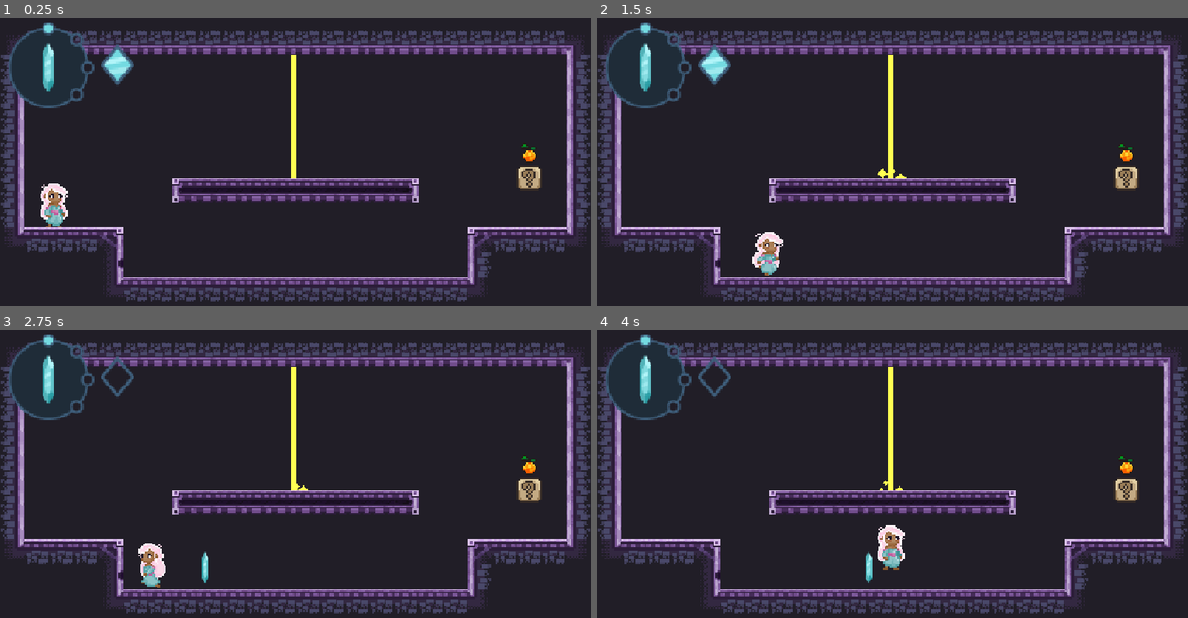
Above: before the commit, frames 1-4 (two rows, left to right).
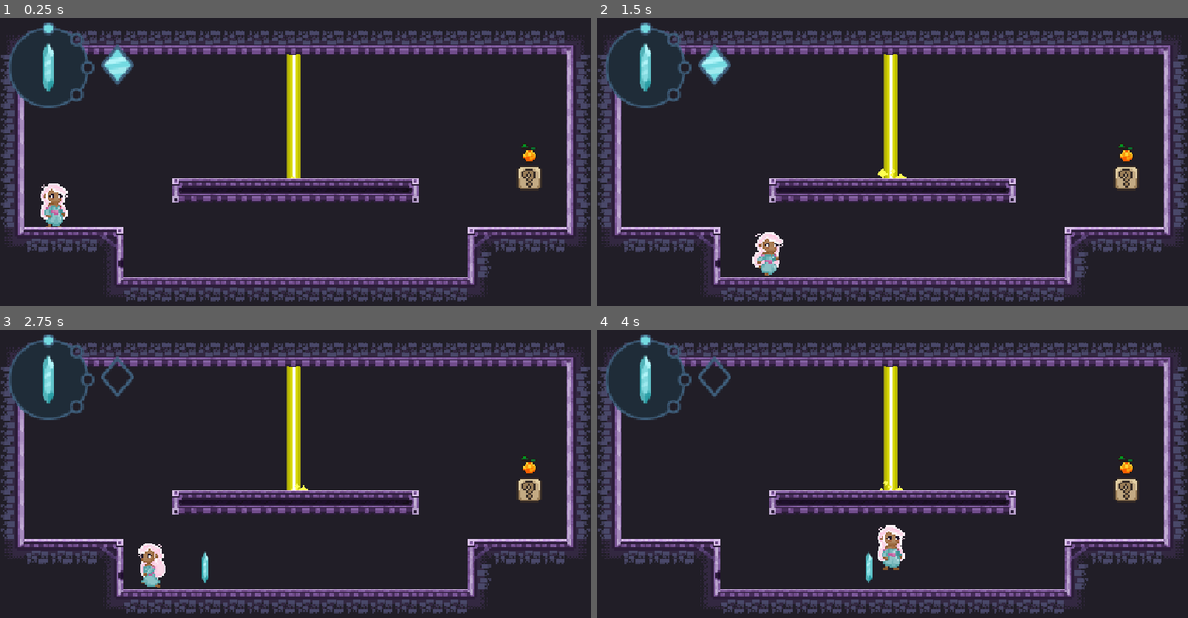
Above: after the commit, the same moments.

Repository: Lucas-Ibiapina4/ST-Challenge
Game: Godot game, scene res://World/world.tscn
Same seed, same stepped clock (60 frames per second), same inputs: the game is played once before the commit and once after it.
Inputs:
- Up to frame 1 (0.25 s): no input
- Up to frame 2 (1.5 s): tap Enter at 0.5 s; hold D (right_move) from 0.53 s (still down); tap Q (create_cristal) at 0.6 s; tap W (jump) at 0.77 s; tap E (remove_cristal) at 1.35 s
- Up to frame 3 (2.75 s): tap W (jump) at 1.52 s; release D (right_move) at 2.03 s; hold A (left_move) from 2.03 s (still down); tap Q (create_cristal) at 2.1 s
- Up to frame 4 (4 s): release A (left_move) at 2.78 s; hold D (right_move) from 2.78 s (still down); tap E (remove_cristal) at 2.85 s; tap W (jump) at 3.02, 3.77 s; tap Q (create_cristal) at 3.6 s

The runs differ from the first frame. In frame 1, 1.0% of the frame differs, in the area x 48-51%, y 12-56%; in frame 2, 1.0%; in frame 3, 1.0%; in frame 4, 1.0%.

Commit message:
light effects

Diff:
--- a/Prefabs/light.tscn
+++ b/Prefabs/light.tscn
@@ -30,10 +30,21 @@
 [node name="Raio" type="RayCast2D" parent="." unique_id=133041481]
 collision_mask = 9
 
+[node name="FeixeSegundaBorda" type="Line2D" parent="." unique_id=1288268032]
+width = 9.0
+default_color = Color(1, 1, 0, 0.56078434)
+
 [node name="Feixe" type="Line2D" parent="." unique_id=815806780]
 points = PackedVector2Array(0, 0, 0, 331)
-width = 3.0
-default_color = Color(1, 1, 0.32156864, 1)
+width = 7.0
+default_color = Color(0.7570089, 0.7570096, 0, 1)
+
+[node name="FeixeBordaMaior" type="Line2D" parent="." unique_id=1747900395]
+width = 5.0
+default_color = Color(0.84708464, 0.84708464, 1.1551381e-06, 1)
+
+[node name="FeixeBorda" type="Line2D" parent="." unique_id=2134830665]
+width = 2.0
 
 [node name="Particles" type="GPUParticles2D" parent="." unique_id=742222586]
 position = Vector2(1, 1)
--- a/Scripts/light.gd
+++ b/Scripts/light.gd
@@ -3,6 +3,9 @@
 
 @onready var raio: RayCast2D = $Raio
 @onready var feixe: Line2D = $Feixe
+@onready var feixe_borda: Line2D = $FeixeBorda
+@onready var feixe_borda_maior: Line2D = $FeixeBordaMaior
+@onready var feixe_segunda_borda: Line2D = $FeixeSegundaBorda
 @onready var particles: GPUParticles2D = $Particles
 @onready var collision_efects: Node2D = $CollisionEfects
 var collision_particles: Array[GPUParticles2D] = []
@@ -131,6 +134,9 @@
 	raio.position = Vector2.ZERO
 
 	#Efetivamente desenha uma linha que passa por todos os pontos
+	feixe_segunda_borda.points = PackedVector2Array(beam_points)
+	feixe_borda_maior.points = PackedVector2Array(beam_points)
+	feixe_borda.points = PackedVector2Array(beam_points)
 	feixe.points = PackedVector2Array(beam_points)
 
 	#avisa a porta se o feixe comecou ou parou de atingi-la
